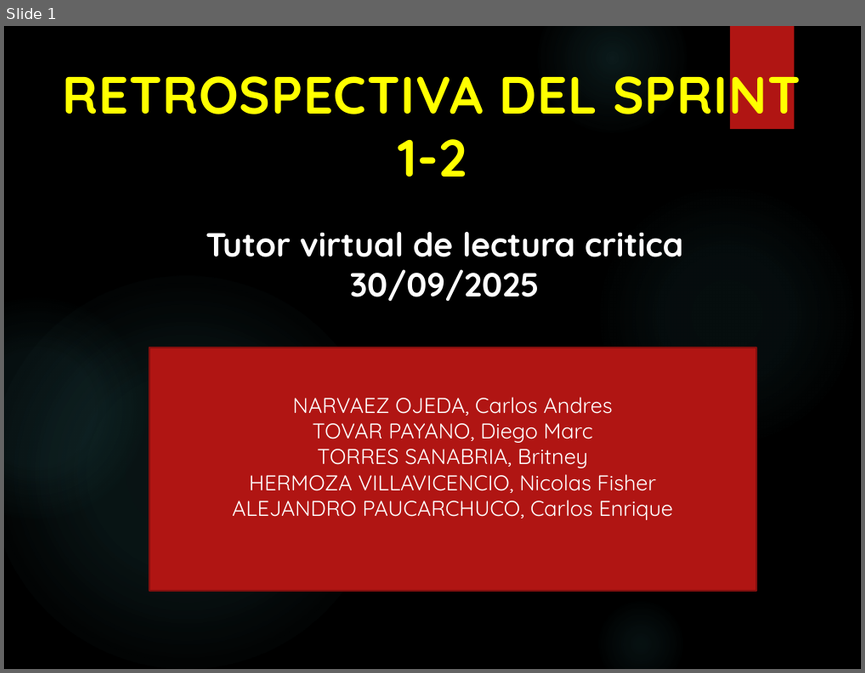
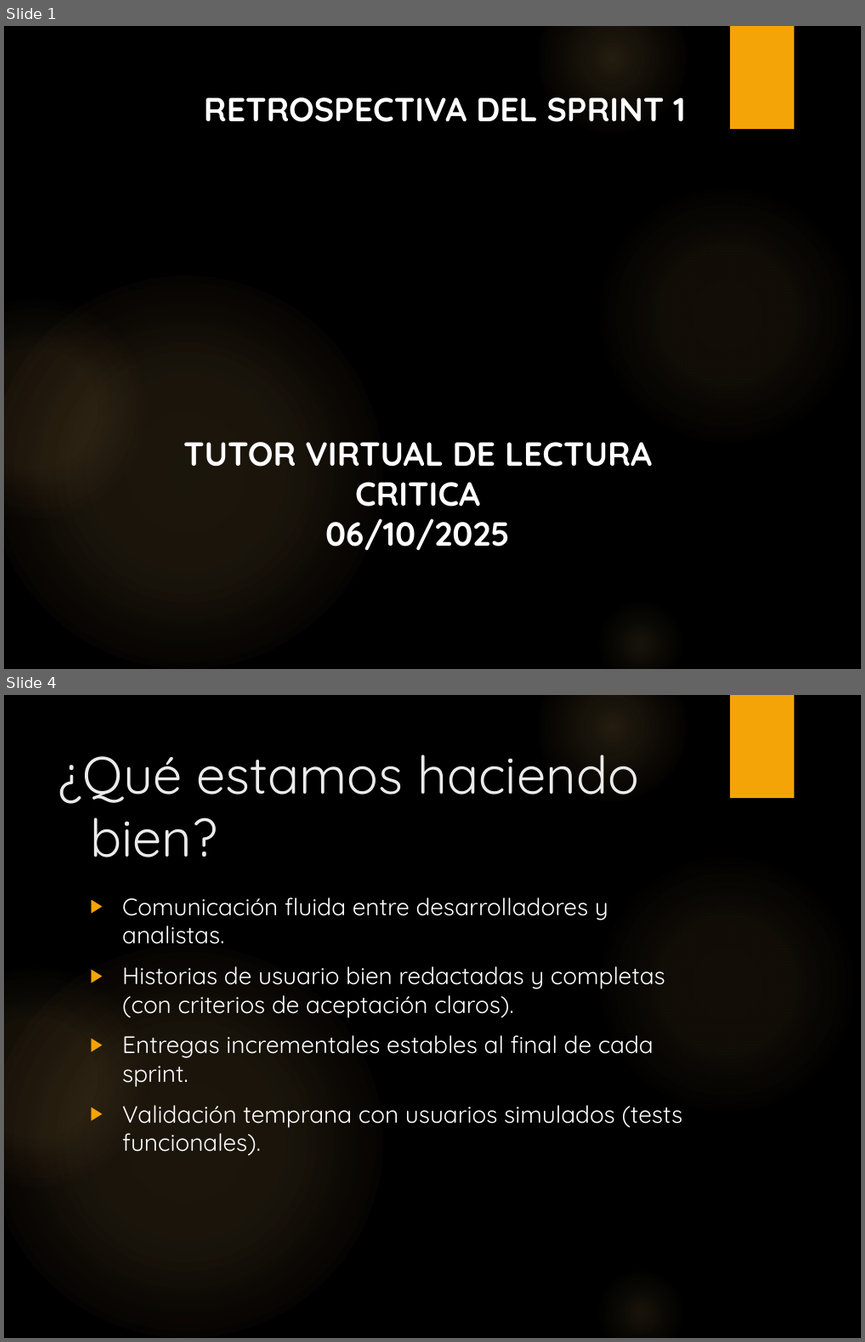
Before and after one commit to BritneyTorres/G2001, a slide deck: Semana 5/20250915_07_Retrospectiva del Sprint.pptx. Shown one above the other, each under a label of ours: slide 1 before the commit, slides 1 and 4 after it; the slides between them are not shown. The pictures are 865x673 and 865x1342 pixels, drawn with LibreOffice and Linux fonts; fonts in the diff are those of the drawing; background and template pictures are left out. Boxes give left, top, right and bottom in pixels: in the first picture for what was removed or moved away, otherwise in the second. Text is boxed around its words. In the diff, an @@ line names an element or a change of style, - is before the commit and + after.

```diff
--- a/Semana 5/20250915_07_Retrospectiva del Sprint.pptx
+++ b/Semana 5/20250915_07_Retrospectiva del Sprint.pptx
@@ slide 4 added at box(4, 695, 861, 1338), background picture (left out); not listed: 6 template elements that a slide beside it also shows @@
@@ title added at box(58, 755, 638, 857), 44 pt, text #EBEBEB @@
+¿Qué estamos haciendo bien?
@@ text added at box(122, 897, 683, 1156), 20 pt, text #FFFFFF @@
+▶ Comunicación fluida entre desarrolladores y analistas.
+▶ Historias de usuario bien redactadas y completas (con criterios de aceptación claros).
+▶ Entregas incrementales estables al final de cada sprint.
+▶ Validación temprana con usuarios simulados (tests funcionales).
@@ slide 1 changed as well @@
@@ rectangle at box(730, 26, 794, 129): fill #B01513 to #F5A408 @@
@@ text at box(204, 97, 685, 122): text changed; size 44 to 28 pt; text colour #FFFF00 to #FFFFFF @@
-RETROSPECTIVA DEL SPRINT 1-2
+RETROSPECTIVA DEL SPRINT 1
@@ fill gradient #50B9C1 to gradient #FAC96A in 5 elements at box(595, 182, 858, 447), box(537, 26, 687, 133), box(595, 597, 687, 669), box(4, 276, 382, 669), box(4, 298, 146, 519) @@
@@ rectangle removed at box(148, 347, 756, 590) @@
-NARVAEZ OJEDA, Carlos Andres
-TOVAR PAYANO, Diego Marc
-TORRES SANABRIA, Britney
-HERMOZA VILLAVICENCIO, Nicolas Fisher
-ALEJANDRO PAUCARCHUCO, Carlos Enrique
@@ text at box(183, 442, 652, 550): text changed @@
-Tutor virtual de lectura critica
-30/09/2025
+TUTOR VIRTUAL DE LECTURA CRITICA
+06/10/2025
```
Also in this commit, not shown: 8 other slides added, 4 slides removed, 2 other files.
